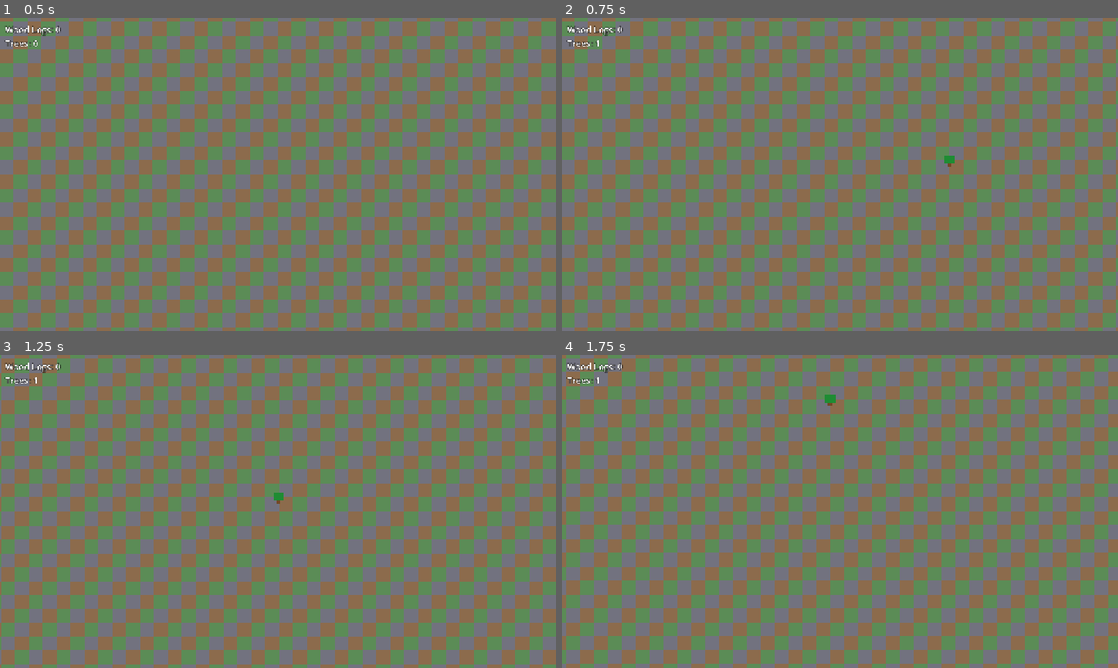
Above: before the commit, frames 1-4 (two rows, left to right).
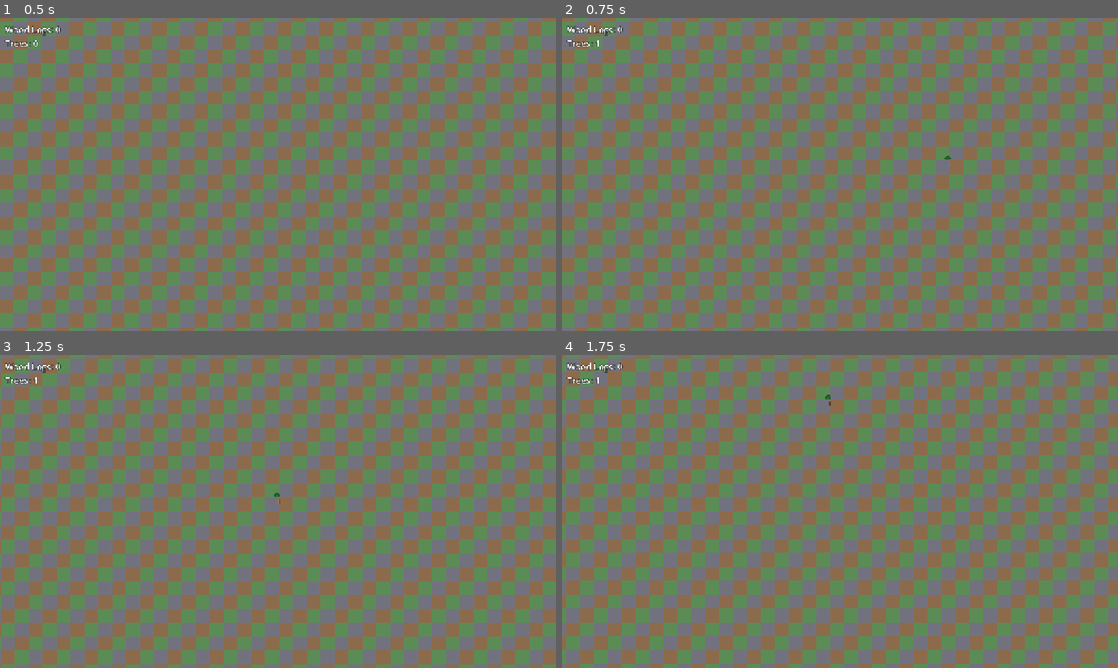
Above: after the commit, the same moments.

Repository: mcchesneyjg-max/Test-Gamer
Game: Godot game, scene res://main.tscn
The game is run twice, just before and just after one commit, with the same random seed, the same clock (stepped at 60 frames per second) and the same inputs.
Inputs (mouse positions are in pixels of both pictures, inside the frame that each line leads up to):
- Up to frame 1 (0.5 s): no input
- Up to frame 2 (0.75 s): tap Enter at 0.5 s; move the mouse to (962, 158) at 0.52 s; hold D (move_right) from 0.53 s (still down); tap T at 0.6 s; click (962, 158) at 0.67 s
- Up to frame 3 (1.25 s): keep holding D (move_right)
- Up to frame 4 (1.75 s): move the mouse to (728, 527) at 1.27 s; release D (move_right) at 1.28 s; hold S (move_down) from 1.28 s (still down); tap T at 1.35 s

Frame 1 is identical in both runs. In frame 2, less than 0.1% of the frame differs, in the area x 68-71%, y 44-48%; in frame 3, less than 0.1%; in frame 4, less than 0.1%, in the area x 47-50%, y 12-17%.

Commit message:
Art pass: replace ColorRect placeholders with 32x32 pixel sprites
- Add pixel art for mature tree, lumber camp, warehouse, hauler station
- Add walking hauler sprite sheet and wood log cargo sprite
- Wire Sprite2D/AnimatedSprite2D into all building and worker scenes
- Log output piles use wood log mini-sprites
- Include generate_sprites.py tool and art-pass-after screenshot
- All Task 1-7 gameplay unchanged

Co-authored-by: mcchesneyjg-max <mcchesneyjg-max@users.noreply.github.com>

Diff:
--- a/game/scenes/hauler_station.tscn
+++ b/game/scenes/hauler_station.tscn
@@ -1,35 +1,15 @@
-[gd_scene load_steps=2 format=3 uid="uid://hauler-station"]
+[gd_scene load_steps=3 format=3 uid="uid://hauler-station"]
 
 [ext_resource type="Script" path="res://scripts/hauler_station.gd" id="1_station"]
+[ext_resource type="Texture2D" path="res://assets/sprites/hauler_station.png" id="2_sprite"]
 
 [node name="HaulerStation" type="Node2D"]
 script = ExtResource("1_station")
 
-[node name="Foundation" type="ColorRect" parent="."]
-offset_right = 32.0
-offset_bottom = 32.0
-color = Color(0.22, 0.38, 0.52, 1)
-
-[node name="Roof" type="ColorRect" parent="."]
-offset_left = 2.0
-offset_top = 2.0
-offset_right = 30.0
-offset_bottom = 12.0
-color = Color(0.14, 0.26, 0.38, 1)
-
-[node name="BayDoor" type="ColorRect" parent="."]
-offset_left = 10.0
-offset_top = 12.0
-offset_right = 22.0
-offset_bottom = 28.0
-color = Color(0.1, 0.18, 0.28, 1)
-
-[node name="Sign" type="ColorRect" parent="."]
-offset_left = 24.0
-offset_top = 4.0
-offset_right = 30.0
-offset_bottom = 10.0
-color = Color(0.85, 0.75, 0.2, 1)
+[node name="Sprite" type="Sprite2D" parent="."]
+texture_filter = 0
+centered = false
+texture = ExtResource("2_sprite")
 
 [node name="HaulerLabel" type="Label" parent="."]
 offset_left = -8.0
@@ -44,6 +24,7 @@
 horizontal_alignment = 1
 
 [node name="IdleHaulers" type="Node2D" parent="."]
+visible = false
 position = Vector2(4, 34)
 
 [node name="Hauler1" type="ColorRect" parent="IdleHaulers"]
--- a/game/scenes/hauler_worker.tscn
+++ b/game/scenes/hauler_worker.tscn
@@ -1,21 +1,16 @@
-[gd_scene load_steps=2 format=3 uid="uid://hauler-worker"]
+[gd_scene load_steps=3 format=3 uid="uid://hauler-worker"]
 
 [ext_resource type="Script" path="res://scripts/hauler_worker.gd" id="1_worker"]
+[ext_resource type="Texture2D" path="res://assets/sprites/wood_log.png" id="2_log"]
 
 [node name="HaulerWorker" type="Node2D"]
 script = ExtResource("1_worker")
 
-[node name="Body" type="ColorRect" parent="."]
-offset_left = -3.0
-offset_top = -4.0
-offset_right = 3.0
-offset_bottom = 4.0
-color = Color(0.9, 0.55, 0.25, 1)
+[node name="Body" type="AnimatedSprite2D" parent="."]
+texture_filter = 0
 
-[node name="Cargo" type="ColorRect" parent="."]
+[node name="Cargo" type="Sprite2D" parent="."]
 visible = false
-offset_left = -2.0
-offset_top = -8.0
-offset_right = 2.0
-offset_bottom = -4.0
-color = Color(0.55, 0.35, 0.15, 1)
+texture_filter = 0
+position = Vector2(0, -9)
+texture = ExtResource("2_log")
--- a/game/scenes/lumber_camp.tscn
+++ b/game/scenes/lumber_camp.tscn
@@ -1,29 +1,16 @@
-[gd_scene load_steps=3 format=3 uid="uid://lumber-camp"]
+[gd_scene load_steps=4 format=3 uid="uid://lumber-camp"]
 
 [ext_resource type="Script" path="res://scripts/lumber_camp.gd" id="1_camp"]
 [ext_resource type="Script" path="res://scripts/building_storage_areas.gd" id="2_storage"]
+[ext_resource type="Texture2D" path="res://assets/sprites/lumber_camp.png" id="3_sprite"]
 
 [node name="LumberCamp" type="Node2D"]
 script = ExtResource("1_camp")
 
-[node name="Foundation" type="ColorRect" parent="."]
-offset_right = 32.0
-offset_bottom = 32.0
-color = Color(0.35, 0.3, 0.25, 1)
-
-[node name="Roof" type="ColorRect" parent="."]
-offset_left = 2.0
-offset_top = 2.0
-offset_right = 30.0
-offset_bottom = 14.0
-color = Color(0.55, 0.32, 0.18, 1)
-
-[node name="Door" type="ColorRect" parent="."]
-offset_left = 12.0
-offset_top = 14.0
-offset_right = 20.0
-offset_bottom = 28.0
-color = Color(0.2, 0.14, 0.08, 1)
+[node name="Sprite" type="Sprite2D" parent="."]
+texture_filter = 0
+centered = false
+texture = ExtResource("3_sprite")
 
 [node name="StorageAreas" type="Node" parent="."]
 script = ExtResource("2_storage")
@@ -57,37 +44,32 @@
 [node name="OutputPile" type="Node2D" parent="StorageAreas"]
 position = Vector2(34, 20)
 
-[node name="Slot1" type="ColorRect" parent="StorageAreas/OutputPile"]
+[node name="Slot1" type="Sprite2D" parent="StorageAreas/OutputPile"]
 visible = false
-offset_right = 4.0
-offset_bottom = 4.0
-color = Color(0.55, 0.35, 0.15, 1)
+texture_filter = 0
+position = Vector2(2, 2)
+scale = Vector2(0.5, 0.5)
 
-[node name="Slot2" type="ColorRect" parent="StorageAreas/OutputPile"]
+[node name="Slot2" type="Sprite2D" parent="StorageAreas/OutputPile"]
 visible = false
-offset_left = 5.0
-offset_right = 9.0
-offset_bottom = 4.0
-color = Color(0.55, 0.35, 0.15, 1)
+texture_filter = 0
+position = Vector2(7, 2)
+scale = Vector2(0.5, 0.5)
 
-[node name="Slot3" type="ColorRect" parent="StorageAreas/OutputPile"]
+[node name="Slot3" type="Sprite2D" parent="StorageAreas/OutputPile"]
 visible = false
-offset_left = 10.0
-offset_right = 14.0
-offset_bottom = 4.0
-color = Color(0.55, 0.35, 0.15, 1)
+texture_filter = 0
+position = Vector2(12, 2)
+scale = Vector2(0.5, 0.5)
 
-[node name="Slot4" type="ColorRect" parent="StorageAreas/OutputPile"]
+[node name="Slot4" type="Sprite2D" parent="StorageAreas/OutputPile"]
 visible = false
-offset_top = 5.0
-offset_right = 4.0
-offset_bottom = 9.0
-color = Color(0.55, 0.35, 0.15, 1)
+texture_filter = 0
+position = Vector2(2, 7)
+scale = Vector2(0.5, 0.5)
 
-[node name="Slot5" type="ColorRect" parent="StorageAreas/OutputPile"]
+[node name="Slot5" type="Sprite2D" parent="StorageAreas/OutputPile"]
 visible = false
-offset_left = 5.0
-offset_top = 5.0
-offset_right = 9.0
-offset_bottom = 9.0
-color = Color(0.55, 0.35, 0.15, 1)
+texture_filter = 0
+position = Vector2(7, 7)
+scale = Vector2(0.5, 0.5)
--- a/game/scenes/mature_tree.tscn
+++ b/game/scenes/mature_tree.tscn
@@ -1,20 +1,12 @@
-[gd_scene load_steps=2 format=3 uid="uid://mature-tree"]
+[gd_scene load_steps=3 format=3 uid="uid://mature-tree"]
 
 [ext_resource type="Script" path="res://scripts/mature_tree.gd" id="1_tree"]
+[ext_resource type="Texture2D" path="res://assets/sprites/mature_tree.png" id="2_sprite"]
 
 [node name="MatureTree" type="Node2D"]
 script = ExtResource("1_tree")
 
-[node name="Trunk" type="ColorRect" parent="."]
-offset_left = 12.0
-offset_top = 18.0
-offset_right = 20.0
-offset_bottom = 30.0
-color = Color(0.45, 0.28, 0.14, 1)
-
-[node name="Canopy" type="ColorRect" parent="."]
-offset_left = 4.0
-offset_top = 4.0
-offset_right = 28.0
-offset_bottom = 22.0
-color = Color(0.12, 0.55, 0.2, 1)
+[node name="Sprite" type="Sprite2D" parent="."]
+texture_filter = 0
+centered = false
+texture = ExtResource("2_sprite")
--- a/game/scenes/warehouse_building.tscn
+++ b/game/scenes/warehouse_building.tscn
@@ -1,36 +1,16 @@
-[gd_scene load_steps=3 format=3 uid="uid://warehouse-building"]
+[gd_scene load_steps=4 format=3 uid="uid://warehouse-building"]
 
 [ext_resource type="Script" path="res://scripts/warehouse_building.gd" id="1_warehouse"]
 [ext_resource type="Script" path="res://scripts/building_storage_areas.gd" id="2_storage"]
+[ext_resource type="Texture2D" path="res://assets/sprites/warehouse.png" id="3_sprite"]
 
 [node name="WarehouseBuilding" type="Node2D"]
 script = ExtResource("1_warehouse")
 
-[node name="Foundation" type="ColorRect" parent="."]
-offset_right = 32.0
-offset_bottom = 32.0
-color = Color(0.42, 0.42, 0.48, 1)
-
-[node name="Roof" type="ColorRect" parent="."]
-offset_left = 1.0
-offset_top = 1.0
-offset_right = 31.0
-offset_bottom = 10.0
-color = Color(0.28, 0.3, 0.38, 1)
-
-[node name="Door" type="ColorRect" parent="."]
-offset_left = 13.0
-offset_top = 10.0
-offset_right = 19.0
-offset_bottom = 28.0
-color = Color(0.18, 0.18, 0.22, 1)
-
-[node name="Crate" type="ColorRect" parent="."]
-offset_left = 4.0
-offset_top = 14.0
-offset_right = 12.0
-offset_bottom = 24.0
-color = Color(0.55, 0.35, 0.15, 1)
+[node name="Sprite" type="Sprite2D" parent="."]
+texture_filter = 0
+centered = false
+texture = ExtResource("3_sprite")
 
 [node name="StorageAreas" type="Node" parent="."]
 script = ExtResource("2_storage")
--- a/game/scripts/building_storage_areas.gd
+++ b/game/scripts/building_storage_areas.gd
@@ -1,6 +1,7 @@
 extends Node
 
 const BuildingStorage := preload("res://scripts/building_storage.gd")
+const WOOD_LOG_TEXTURE := preload("res://assets/sprites/wood_log.png")
 
 ## Reusable input/output storage for production buildings.
 signal input_changed(current_amount: int, capacity_amount: int)
@@ -21,8 +22,17 @@
 	output = BuildingStorage.new(output_capacity)
 	input.changed.connect(_on_input_changed)
 	output.changed.connect(_on_output_changed)
+	_setup_output_pile_textures()
 	_refresh_labels()
 	_refresh_output_pile()
+
+func _setup_output_pile_textures() -> void:
+	if _output_pile == null:
+		return
+	for child in _output_pile.get_children():
+		var slot := child as Sprite2D
+		if slot:
+			slot.texture = WOOD_LOG_TEXTURE
 
 func output_is_full() -> bool:
 	return output.is_full()
@@ -66,6 +76,6 @@
 	filled_slots = clampi(filled_slots, 0, slots)
 
 	for i in slots:
-		var slot := _output_pile.get_child(i) as ColorRect
+		var slot := _output_pile.get_child(i) as CanvasItem
 		if slot:
 			slot.visible = i < filled_slots
--- a/game/scripts/dev_screenshot.gd
+++ b/game/scripts/dev_screenshot.gd
@@ -15,6 +15,8 @@
 		call_deferred("_capture_task6")
 	elif "--screenshot-task7" in OS.get_cmdline_args():
 		call_deferred("_capture_task7")
+	elif "--screenshot-art-pass" in OS.get_cmdline_args():
+		call_deferred("_capture_art_pass")
 
 func _capture_task2() -> void:
 	var tilemap: TileMap = get_parent().get_node("TileMap")
@@ -186,3 +188,44 @@
 	var output_path := output_dir.path_join("task7-hauler-ai.png")
 	get_viewport().get_texture().get_image().save_png(output_path)
 	get_tree().quit()
+
+func _capture_art_pass() -> void:
+	var tilemap: TileMap = get_parent().get_node("TileMap")
+	var camera: Camera2D = get_parent().get_node("Camera2D")
+	camera.position = Vector2(125, 124) * 32
+	camera.zoom = Vector2(3, 3)
+
+	var tree_coords := [Vector2i(116, 122), Vector2i(117, 125), Vector2i(119, 121)]
+	for coords in tree_coords:
+		var tree := MATURE_TREE_SCENE.instantiate()
+		tree.position = tilemap.map_to_local(coords)
+		tilemap.add_child(tree)
+
+	var camp_scene := preload("res://scenes/lumber_camp.tscn")
+	var camp = camp_scene.instantiate()
+	camp.position = tilemap.map_to_local(Vector2i(118, 124))
+	tilemap.add_child(camp)
+	await get_tree().process_frame
+	camp.deposit_to_output(3)
+
+	var warehouse_scene := preload("res://scenes/warehouse_building.tscn")
+	var warehouse = warehouse_scene.instantiate()
+	warehouse.position = tilemap.map_to_local(Vector2i(132, 124))
+	tilemap.add_child(warehouse)
+
+	var station_scene := preload("res://scenes/hauler_station.tscn")
+	var station = station_scene.instantiate()
+	station.position = tilemap.map_to_local(Vector2i(125, 127))
+	station.hauler_count = 1
+	tilemap.add_child(station)
+
+	await get_tree().create_timer(0.3).timeout
+	for worker in get_tree().get_nodes_in_group("hauler_worker"):
+		worker.move_speed = 220.0
+
+	await get_tree().create_timer(1.0).timeout
+	var output_dir := ProjectSettings.globalize_path("res://").path_join("screenshots")
+	DirAccess.make_dir_absolute(output_dir)
+	var output_path := output_dir.path_join("art-pass-after.png")
+	get_viewport().get_texture().get_image().save_png(output_path)
+	get_tree().quit()
--- a/game/scripts/hauler_worker.gd
+++ b/game/scripts/hauler_worker.gd
@@ -3,6 +3,7 @@
 enum State { IDLE, TO_SOURCE, TO_DEST }
 
 const ARRIVE_DISTANCE := 8.0
+const WALK_SHEET := preload("res://assets/sprites/hauler_worker_walk.png")
 
 @export var move_speed: float = 90.0
 
@@ -14,8 +15,8 @@
 var _cargo_amount: int = 0
 var _idle_timer: float = 0.0
 
-@onready var _body: ColorRect = $Body
-@onready var _cargo: ColorRect = $Cargo
+@onready var _body: AnimatedSprite2D = $Body
+@onready var _cargo: Sprite2D = $Cargo
 
 func setup(station: Node2D, body_color: Color) -> void:
 	_station = station
@@ -23,10 +24,35 @@
 
 func _ready() -> void:
 	add_to_group("hauler_worker")
-	_body.color = _pending_color
+	_setup_walk_animation()
+	_body.modulate = _pending_color
 	_cargo.visible = false
 
+func _setup_walk_animation() -> void:
+	var frames := SpriteFrames.new()
+	frames.add_animation(&"walk")
+	frames.set_animation_loop(&"walk", true)
+	frames.set_animation_speed(&"walk", 6.0)
+	frames.add_animation(&"idle")
+	frames.set_animation_loop(&"idle", true)
+	frames.set_animation_speed(&"idle", 1.0)
+
+	for i in 2:
+		var atlas := AtlasTexture.new()
+		atlas.atlas = WALK_SHEET
+		atlas.region = Rect2(i * 16, 0, 16, 16)
+		frames.add_frame(&"walk", atlas)
+
+	var idle_atlas := AtlasTexture.new()
+	idle_atlas.atlas = WALK_SHEET
+	idle_atlas.region = Rect2(0, 0, 16, 16)
+	frames.add_frame(&"idle", idle_atlas)
+
+	_body.sprite_frames = frames
+	_body.play(&"idle")
+
 func _process(delta: float) -> void:
+	_update_animation()
 	match _state:
 		State.IDLE:
 			_process_idle(delta)
@@ -34,6 +60,14 @@
 			_process_to_source(delta)
 		State.TO_DEST:
 			_process_to_dest(delta)
+
+func _update_animation() -> void:
+	if _state == State.IDLE:
+		if _body.animation != &"idle":
+			_body.play(&"idle")
+	else:
+		if _body.animation != &"walk":
+			_body.play(&"walk")
 
 func _process_idle(delta: float) -> void:
 	if _station != null and is_instance_valid(_station):
Binary file added: game/assets/sprites/hauler_station.png
Not shown, added: game/assets/sprites/hauler_station.png.import
Binary file added: game/assets/sprites/hauler_worker.png
Not shown, added: game/assets/sprites/hauler_worker.png.import
Binary file added: game/assets/sprites/hauler_worker_walk.png
Not shown, added: game/assets/sprites/hauler_worker_walk.png.import
Binary file added: game/assets/sprites/lumber_camp.png
Not shown, added: game/assets/sprites/lumber_camp.png.import
Binary file added: game/assets/sprites/mature_tree.png
Not shown, added: game/assets/sprites/mature_tree.png.import
Binary file added: game/assets/sprites/warehouse.png
Not shown, added: game/assets/sprites/warehouse.png.import
(and 5 more such lines)
